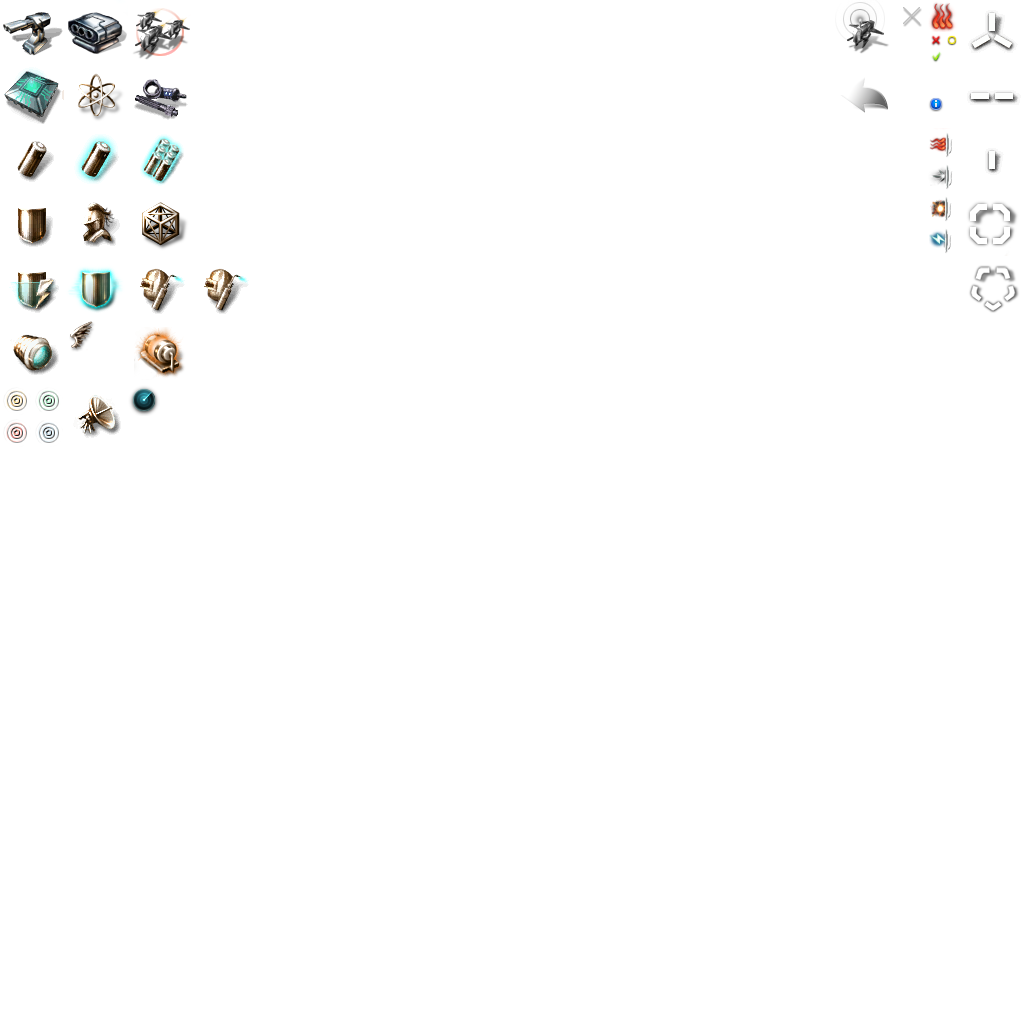
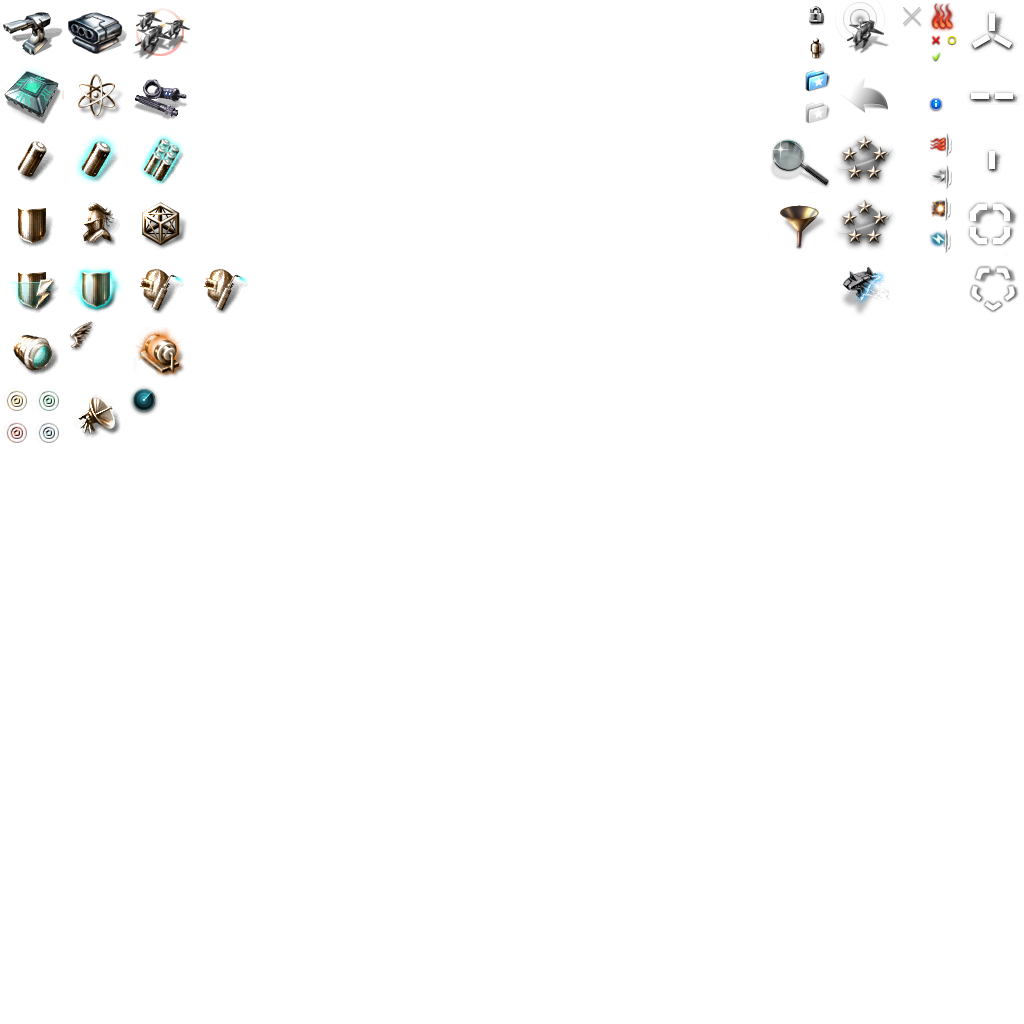
Layered file, before and after one edit (1024 x 1024). Changes by layer:
added layer "Password Protected" in group "General Icons" over [809, 5, 825, 26]
added layer "Only Me" in group "General Icons" over [810, 38, 826, 60]
added layer "Favorite" in group "General Icons" over [805, 70, 830, 92]
added layer "Not Favorite" in group "General Icons" over [805, 102, 830, 124]
added layer "Search" in group "General Icons" over [770, 138, 831, 189]
added layer "Filter" in group "General Icons" over [768, 192, 827, 251]
added layer "Alliance" in group "General Icons" over [834, 133, 896, 187]
added layer "Corporation" in group "General Icons" over [834, 197, 896, 251]
added layer "Hidden Loadout" in group "General Icons" over [840, 263, 890, 316]
